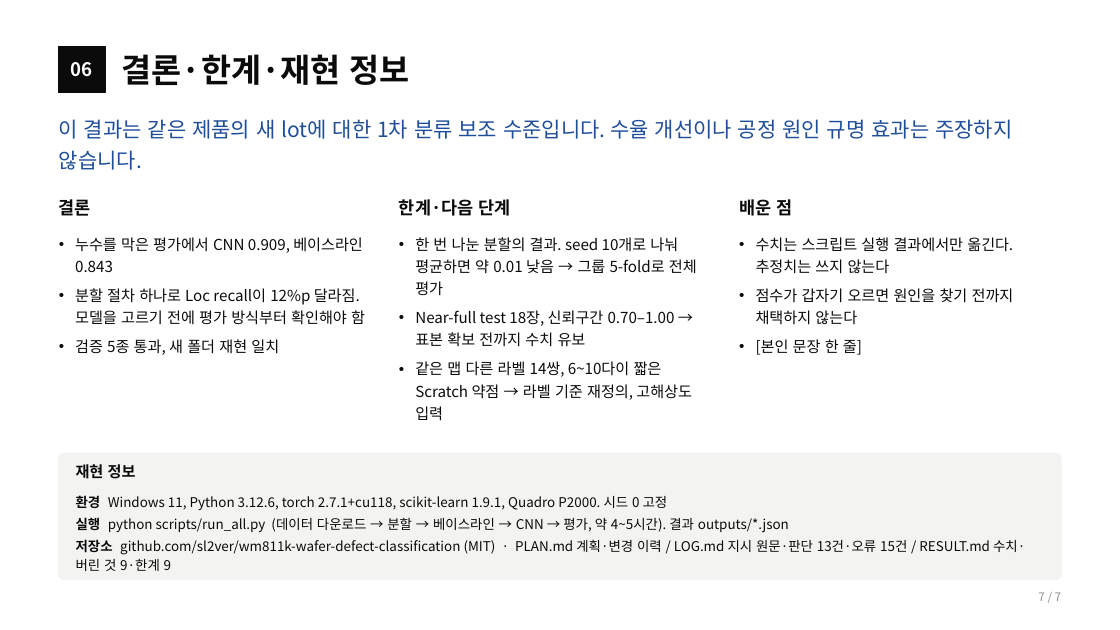
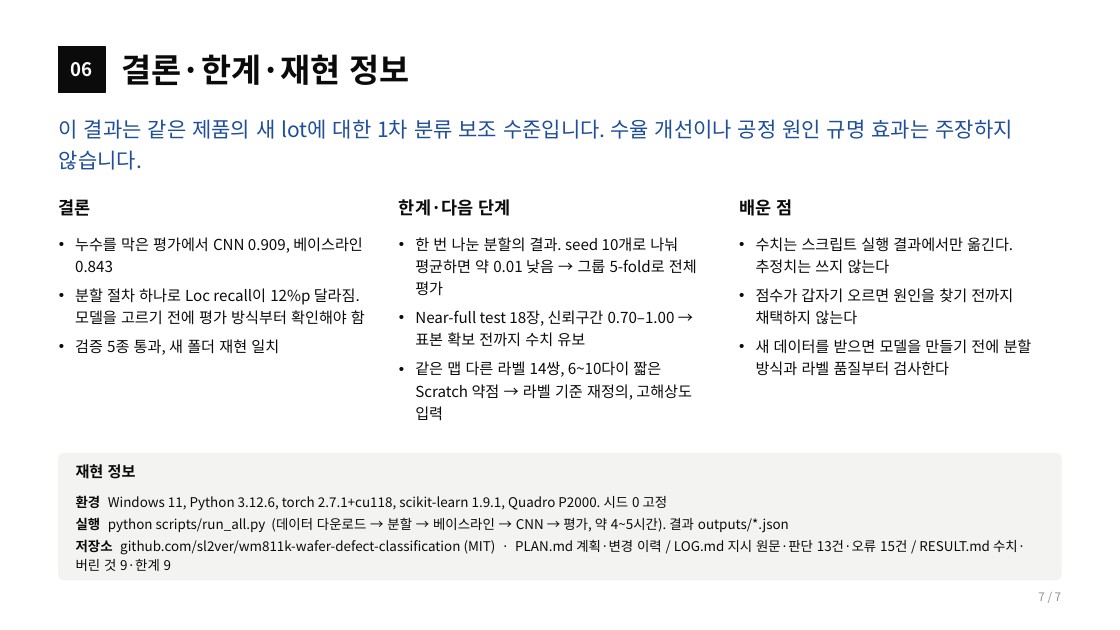
Before and after one commit to sl2ver/wm811k-wafer-defect-classification, a slide deck: slide 7 of portfolio/portfolio.pptx. Drawn at 1120x630 pixels with LibreOffice and Linux fonts; fonts in the diff are those of the drawing. Boxes give left, top, right and bottom in pixels: in the first picture for what was removed or moved away, otherwise in the second. Text is boxed around its words. In the diff, an @@ line names an element or a change of style, - is before the commit and + after.

```diff
--- a/portfolio/portfolio.pptx
+++ b/portfolio/portfolio.pptx
@@ text at (756,339,1032,376): text changed @@
-• [본인 문장 한 줄]
+• 새 데이터를 받으면 모델을 만들기 전에 분할 방식과 라벨 품질부터 검사한다
```
Also in this commit, not shown: 4 other files.
